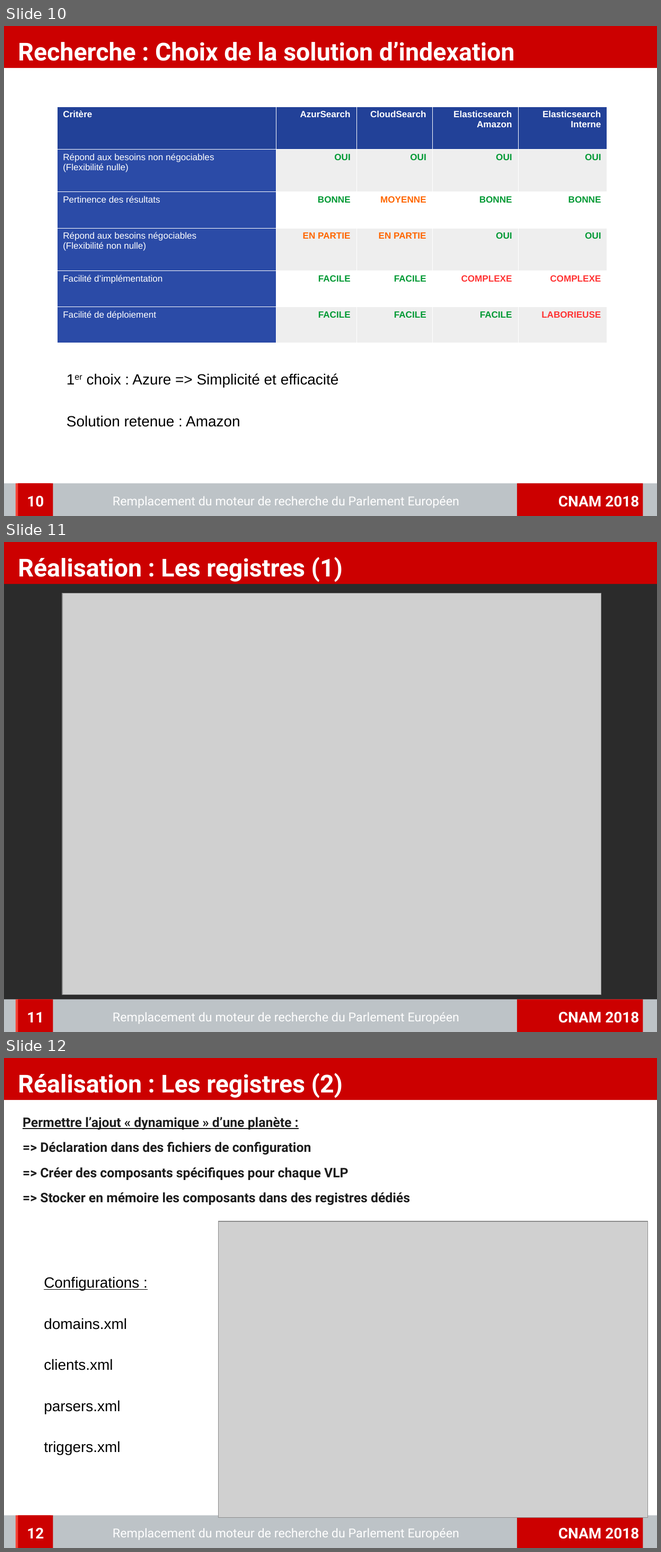
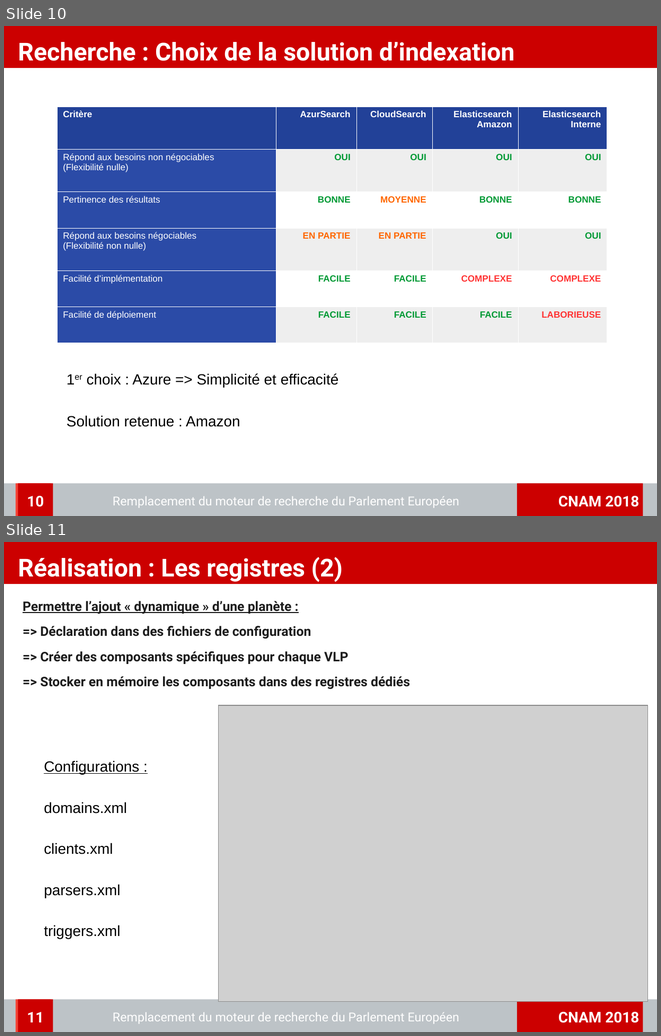
Before and after one commit to charleshuber/4tfront, a slide deck: memoire/presentation/memoire_presentation.odp. Shown one above the other, each under a label of ours: slides 10, 11 and 12 before the commit, slides 10 and 11 after it. The pictures are 661x1552 and 661x1036 pixels, drawn with LibreOffice and Linux fonts; fonts in the diff are those of the drawing; grey boxes stand for pictures; background and template pictures are left out; a plain dark background stands for a picture behind light text. Boxes give left, top, right and bottom in pixels: in the first picture for what was removed or moved away, otherwise in the second. Text is boxed around its words. In the diff, an @@ line names an element or a change of style, - is before the commit and + after.

```diff
--- a/memoire/presentation/memoire_presentation.odp
+++ b/memoire/presentation/memoire_presentation.odp
@@ slide 11 removed at (4,542,657,1032), background picture (left out); not listed: 4 template elements that a slide beside it also shows @@
@@ title removed at (18,557,343,582) @@
-Réalisation : Les registres (1)
@@ picture removed at (62,593,601,995) @@
@@ page number removed at (18,999,53,1032) @@
-11
@@ text removed at (113,1012,459,1024) @@
-Remplacement du moteur de recherche du Parlement Européen
@@ what was slide 12 is now slide 11 @@
@@ page number at (27,1012,44,1022): text changed @@
-12
+11
```
Also in this commit, not shown: 8 other files.
